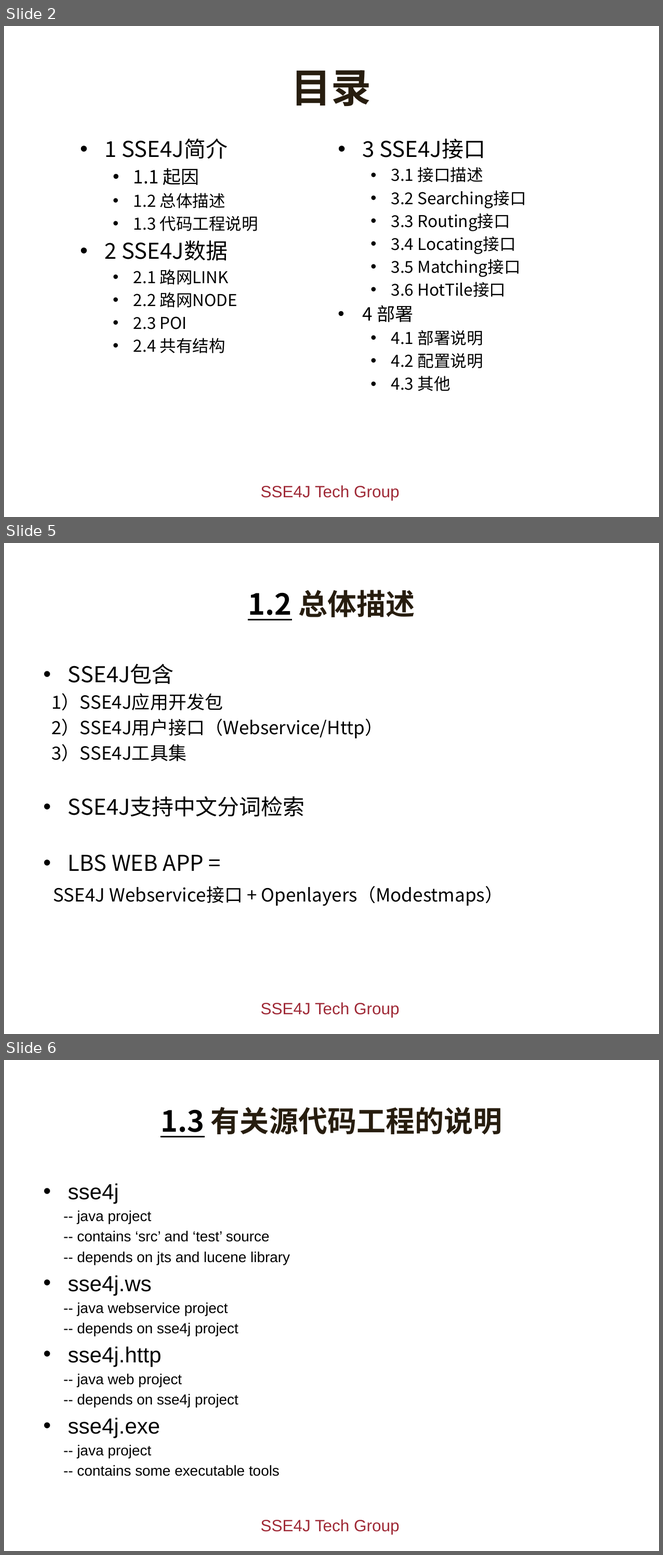
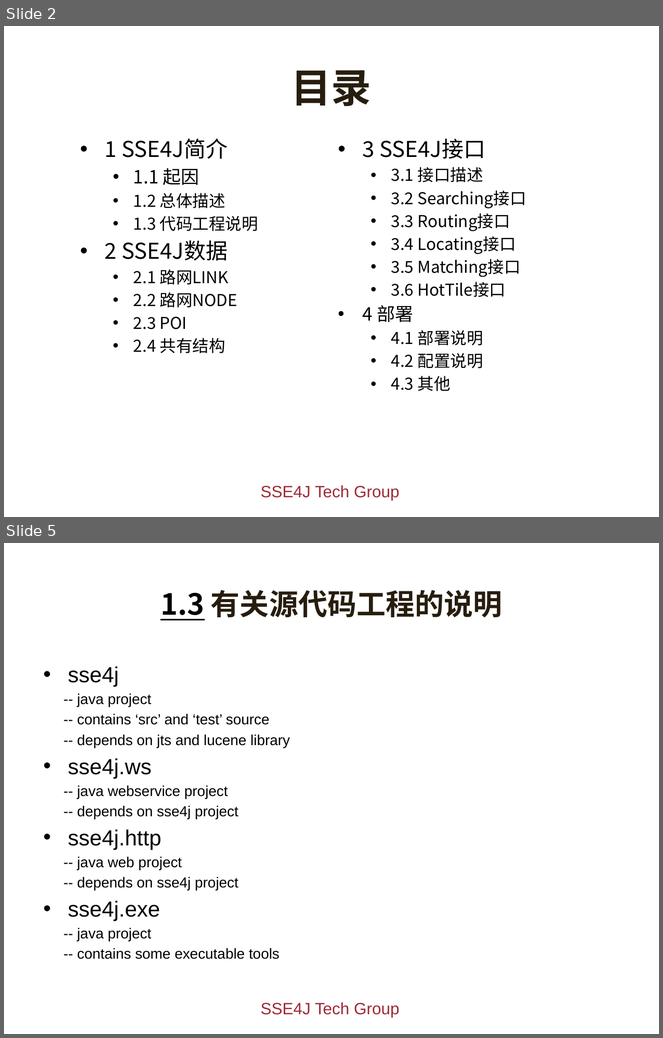
Before and after one commit to giszh86/sse4j, a slide deck: doc/sse4jt.pptx. Shown one above the other, each under a label of ours: slides 2, 5 and 6 before the commit, slides 2 and 5 after it; the slides between them are not shown. The pictures are 663x1555 and 663x1038 pixels, drawn with LibreOffice and Linux fonts; fonts in the diff are those of the drawing; background and template pictures are left out. Boxes give left, top, right and bottom in pixels: in the first picture for what was removed or moved away, otherwise in the second. Text is boxed around its words. In the diff, an @@ line names an element or a change of style, - is before the commit and + after.

```diff
--- a/doc/sse4jt.pptx
+++ b/doc/sse4jt.pptx
@@ slide 5 removed at [4,543,659,1034], background picture (left out); not listed: 1 template element that a slide beside it also shows @@
@@ title removed at [248,590,415,620] @@
-1.2 总体描述
@@ text removed at [51,664,503,906] @@
-• SSE4J包含
-1）SSE4J应用开发包
-2）SSE4J用户接口（Webservice/Http）
-3）SSE4J工具集
-• SSE4J支持中文分词检索
-• LBS WEB APP =
-SSE4J Webservice接口 + Openlayers（Modestmaps）
@@ what was slide 6 is now slide 5 @@
```
Also in this commit, not shown: 2 slides changed.
